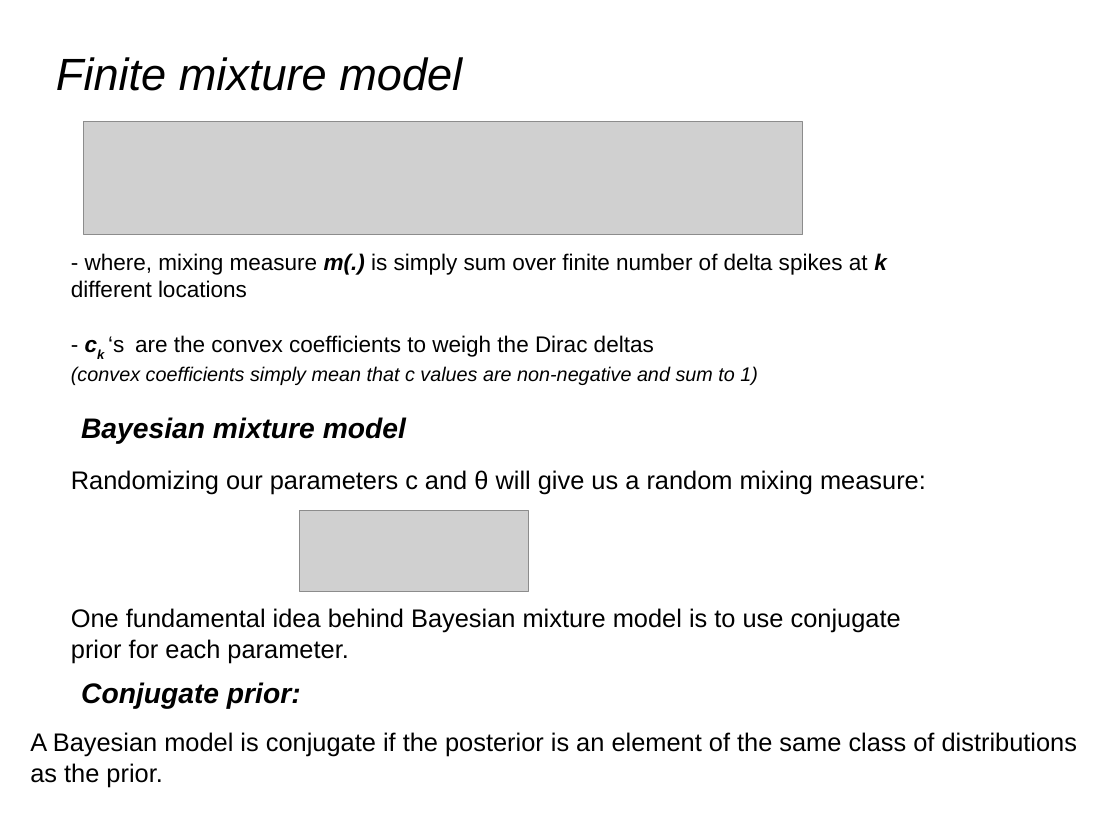
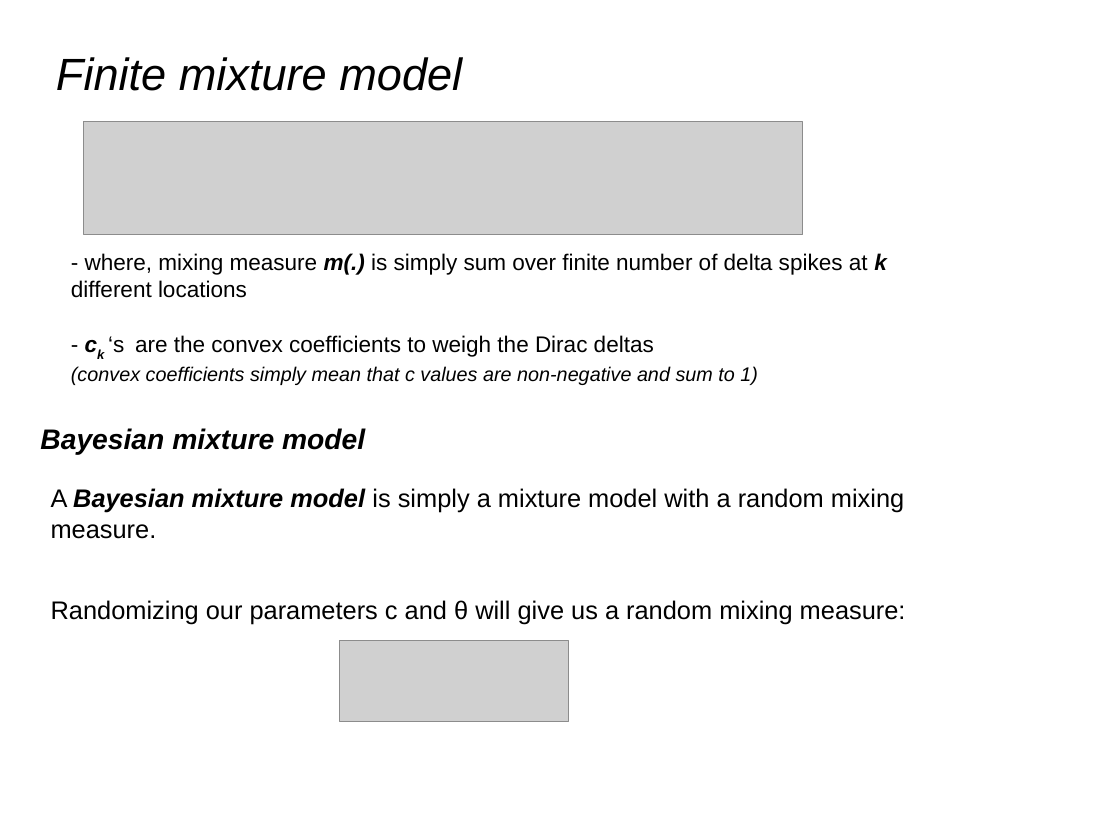
Before and after one commit to afcarl/Dirichlet_Processes, a slide deck: slide 7 of Dirichlet_process.odp (slide 6 before the commit). Drawn at 1120x840 pixels with LibreOffice and Linux fonts; fonts in the diff are those of the drawing; grey boxes stand for pictures. Boxes give left, top, right and bottom in pixels: in the first picture for what was removed or moved away, otherwise in the second. Text is boxed around its words. In the diff, an @@ line names an element or a change of style, - is before the commit and + after.

```diff
--- a/Dirichlet_process.odp
+++ b/Dirichlet_process.odp
@@ text "Bayesian mixture model": place and size @@
-text "Bayesian mixture model" at (81,417,406,444)
+text "Bayesian mixture model" at (40,428,365,455)
@@ text added at (51,488,904,539), 18 pt, text #000000 @@
+A Bayesian mixture model is simply a mixture model with a random mixing measure.
@@ text "Randomizing our parameters c and ...": place and size @@
-text "Randomizing our parameters c and ..." at (71,470,926,495)
+text "Randomizing our parameters c and ..." at (51,600,906,625)
@@ text removed at (71,608,901,663) @@
-One fundamental idea behind Bayesian mixture model is to use conjugate prior for each parameter.
@@ picture: place and size @@
-picture at (299,511,528,592)
+picture at (339,641,569,722)
@@ text removed at (81,682,301,709) @@
-Conjugate prior:
@@ text removed at (30,732,1077,787) @@
-A Bayesian model is conjugate if the posterior is an element of the same class of distributions as the prior.
```
Also in this commit, not shown: 4 other slides changed, 4 slides added, 1 slide removed.
